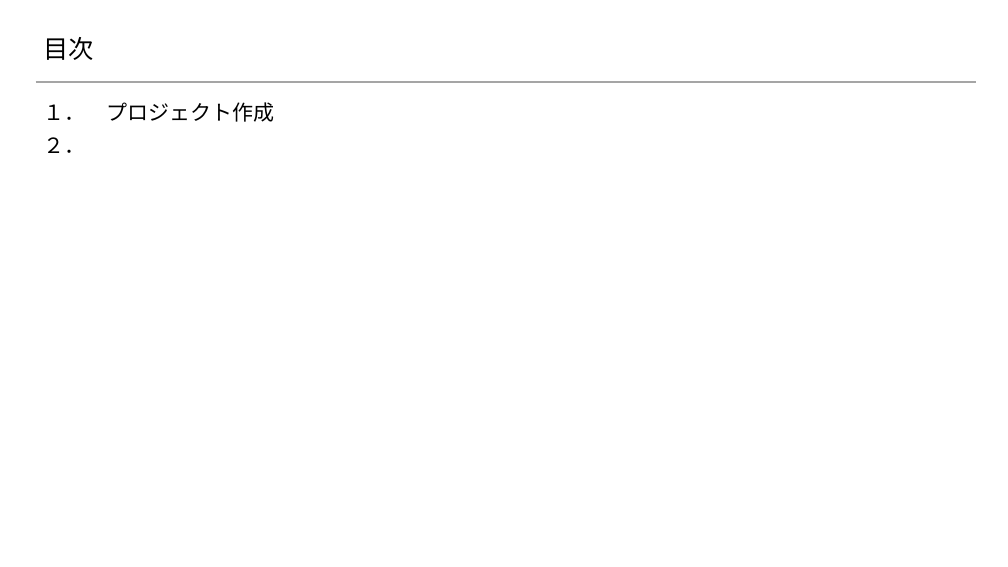
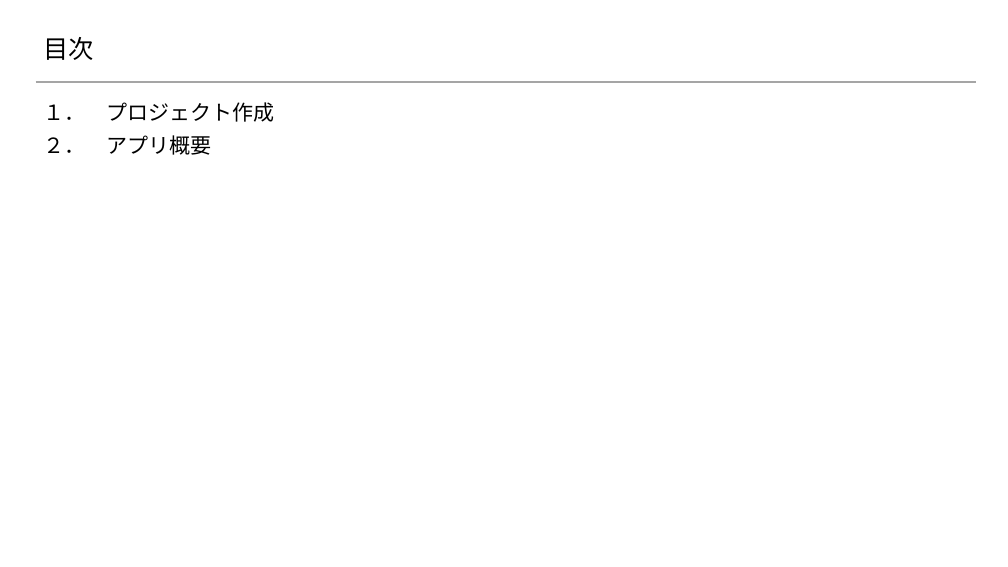
Before and after one commit to 2018SYSTEMI34/diary, a slide deck: slide 3 of doc/02_SlideShare/01.ネタ/4_スマホアプリ開発/dairy.pptx (slide 2 before the commit). Drawn at 1008x567 pixels with LibreOffice and Linux fonts; fonts in the diff are those of the drawing; background and template pictures are left out. Boxes give left, top, right and bottom in pixels: in the first picture for what was removed or moved away, otherwise in the second. Text is boxed around its words. In the diff, an @@ line names an element or a change of style, - is before the commit and + after.

```diff
--- a/doc/02_SlideShare/01.ネタ/4_スマホアプリ開発/dairy.pptx
+++ b/doc/02_SlideShare/01.ネタ/4_スマホアプリ開発/dairy.pptx
@@ text at bbox=[43, 135, 211, 155]: text changed @@
-２．
+２． アプリ概要
```
Also in this commit, not shown: 3 other slides changed, 4 slides added.
